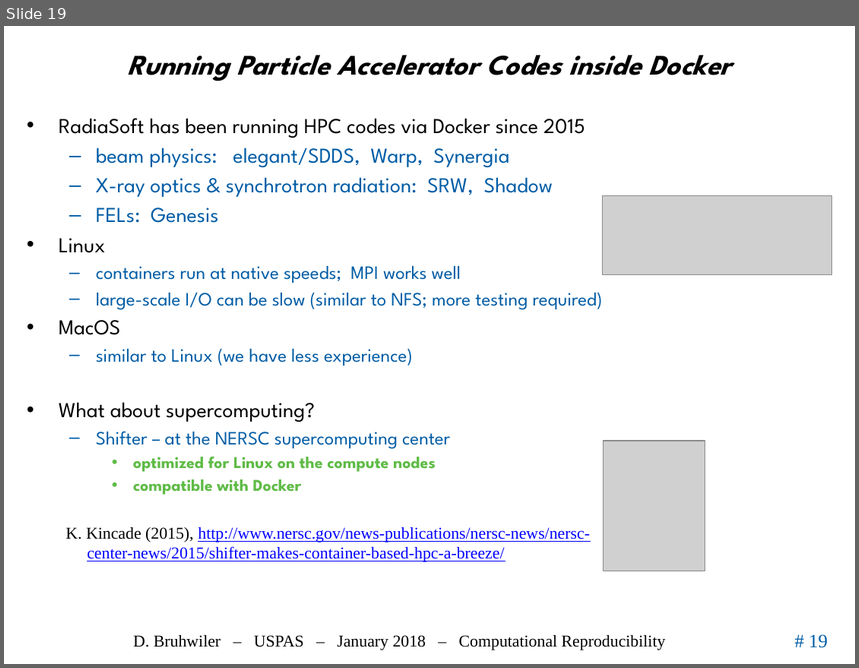
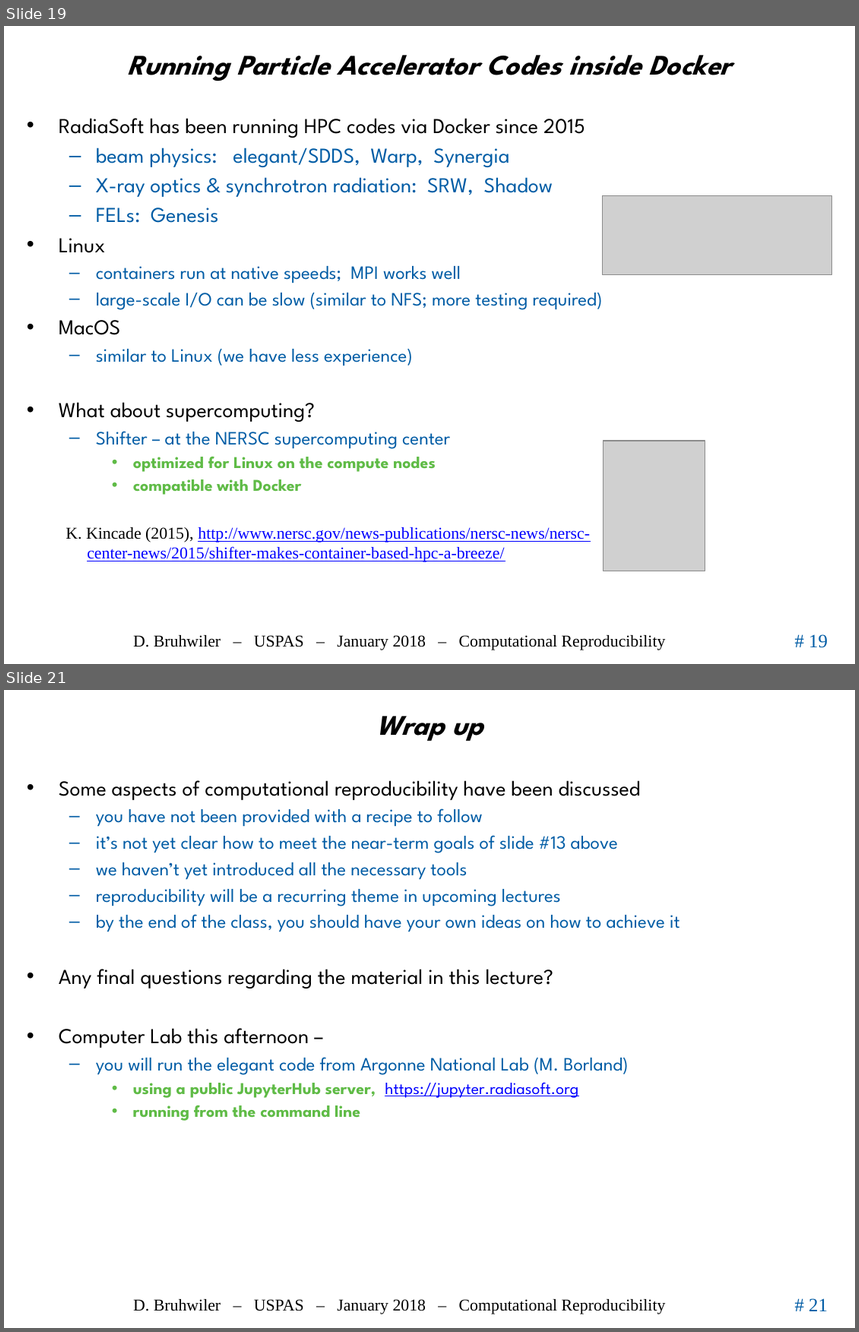
Before and after one commit to uspas/simbeamplasma18, a slide deck: computational_reproducibility/lecture/2018_ComputationalReproducibility_Bruhwiler_USPAS.pptx. Shown one above the other, each under a label of ours: slide 19 before the commit, slides 19 and 21 after it; the slides between them are not shown. The pictures are 859x668 and 859x1332 pixels, drawn with LibreOffice and Linux fonts; fonts in the diff are those of the drawing; grey boxes stand for pictures; background and template pictures are left out. Boxes give left, top, right and bottom in pixels: in the first picture for what was removed or moved away, otherwise in the second. Text is boxed around its words. In the diff, an @@ line names an element or a change of style, - is before the commit and + after.

Commit message:
added a wrap up slide

```diff
--- a/computational_reproducibility/lecture/2018_ComputationalReproducibility_Bruhwiler_USPAS.pptx
+++ b/computational_reproducibility/lecture/2018_ComputationalReproducibility_Bruhwiler_USPAS.pptx
@@ slide 21 added at [4, 690, 855, 1328], background #FFFFFF; not listed: 3 template elements that a slide beside it also shows @@
@@ title added at [376, 716, 483, 741], 24 pt, text #000000, bold, italic @@
+Wrap up
@@ text added at [59, 780, 680, 1121], 16 pt, text #005CA5 @@
+• Some aspects of computational reproducibility have been discussed
+  – you have not been provided with a recipe to follow
+  – it’s not yet clear how to meet the near-term goals of slide #13 above
+  – we haven’t yet introduced all the necessary tools
+  – reproducibility will be a recurring theme in upcoming lectures
+  – by the end of the class, you should have your own ideas on how to achieve it
+• Any final questions regarding the material in this lecture?
+• Computer Lab this afternoon –
+  – you will run the elegant code from Argonne National Lab (M. Borland)
+    • using a public JupyterHub server, https://jupyter.radiasoft.org
+    • running from the command line
```
Also in this commit, not shown: 1 slide changed.
